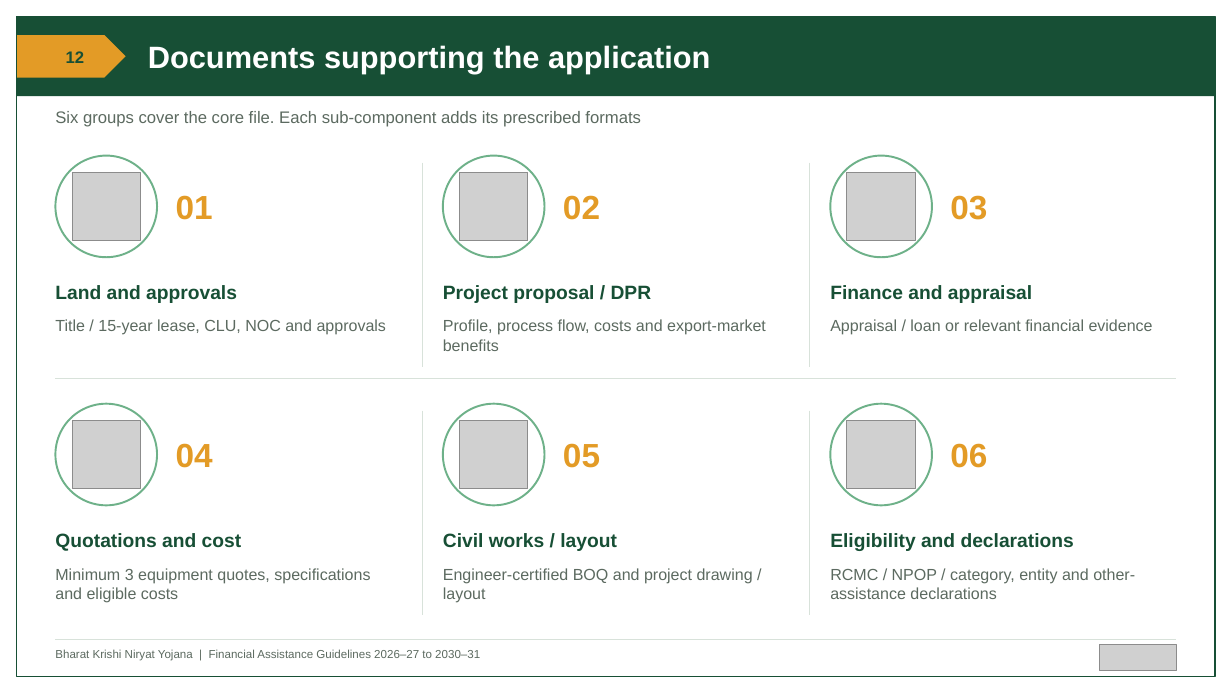
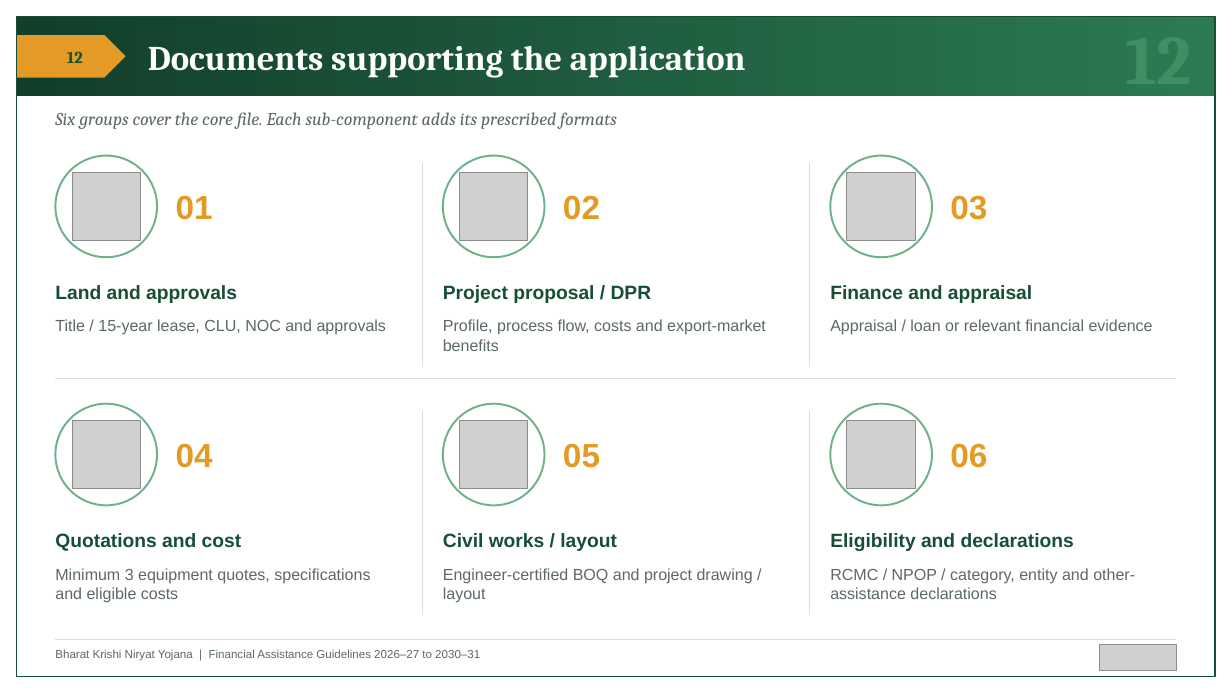
Before and after one commit to BantheFox012/FM, a slide deck: slide 12 of APEDA_BKNY_Standard_40_Percent.pptx. Drawn at 1232x693 pixels with LibreOffice and Linux fonts; fonts in the diff are those of the drawing; grey boxes stand for pictures. Boxes give left, top, right and bottom in pixels: in the first picture for what was removed or moved away, otherwise in the second. Text is boxed around its words. In the diff, an @@ line names an element or a change of style, - is before the commit and + after.

```diff
--- a/APEDA_BKNY_Standard_40_Percent.pptx
+++ b/APEDA_BKNY_Standard_40_Percent.pptx
@@ rectangle at (17,17,1215,96): fill #174F35 to gradient #123F2A to #2C7A52 @@
@@ text "Documents supporting the application" at (148,46,746,78): size 24 to 27 pt, font Arial to Cambria @@
@@ text "12" at (67,51,83,63): font Arial to Cambria @@
@@ text "Six groups cover the core ..." at (55,112,617,129): size 13 to 14 pt, font Arial to Cambria, italic on @@
@@ text added at (1125,96,1192,98), 54 pt, text #3F8E64, bold @@
+12
```
Also in this commit, not shown: 13 other slides changed.
